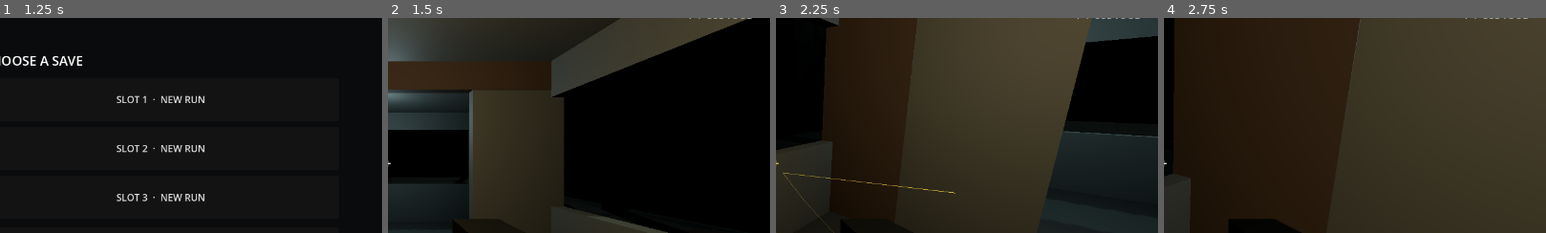
Above: before the commit, frames 1-4 (left to right).
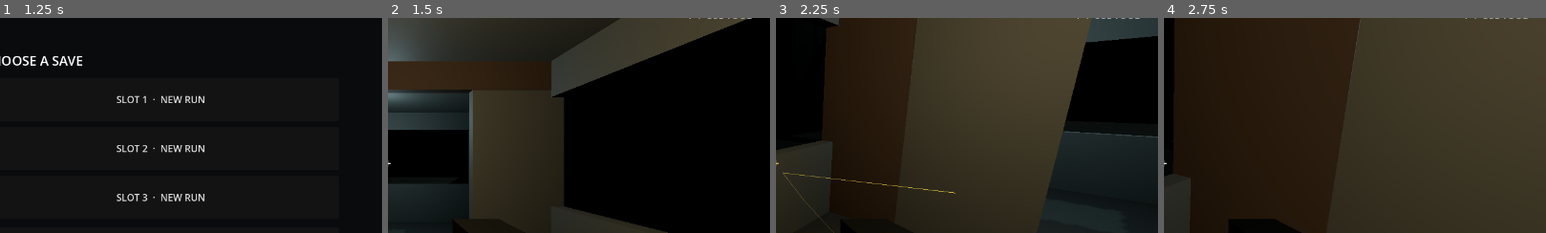
Above: after the commit, the same moments.

Repository: SebastianFreitas/van-gunner
Game: Godot game, scene res://scenes/boot/boot.tscn
Two runs of this game, one before a commit and one after it. Both use one fixed random seed, a clock stepped at 60 frames per second and the inputs below.
Inputs (mouse positions are % of the whole screen's width and height, from its top left):
- Up to frame 1 (1.25 s): tap Enter at 0.5 s; move the mouse to (72, 45) at 0.52 s; hold D (move_right) from 0.53 s (still down); hold E (interact) from 0.53 s (still down)
- Up to frame 2 (1.5 s): release D (move_right) at 1.25 s; release E (interact) at 1.25 s; click "SLOT 1 · NEW RUN" at 1.25 s
- Up to frame 3 (2.25 s): tap Space at 2 s; move the mouse to (45, 50) at 2.02 s; hold W (move_forward) from 2.03 s (still down); click (45, 50) at 2.1 s
- Up to frame 4 (2.75 s): keep holding W (move_forward)
The pictures show only the part of the screen within x 50-100%, y 16-66%; the shares and areas given below are measured in that part.

Frame 1 is identical in both runs. In frame 2, less than 0.1% of the frame differs, in the area x 54-62%, y 92-97%; in frame 3, less than 0.1%; in frame 4, nothing differs.

Commit message:
Improve side street spawning so openings feel intentional and read cleanly.
Run side streets in short bursts instead of per-segment rolls, hide side structure when walls open, and skip the intro corridor.

Co-authored-by: Cursor <cursoragent@cursor.com>

Diff:
--- a/scenes/corridor/corridor_segment.gd
+++ b/scenes/corridor/corridor_segment.gd
@@ -46,3 +46,33 @@
 	wall_collision.disabled = enabled
 	wall_upper_collision.disabled = enabled
 	side_street.visible = enabled
+	_set_side_structure_visible(side, not enabled)
+
+
+func _set_side_structure_visible(side: StringName, visible: bool) -> void:
+	for variant in _variants:
+		for child in variant.get_children():
+			if _is_side_structure_node(child.name, side):
+				child.visible = visible
+
+
+func _is_side_structure_node(node_name: String, side: StringName) -> bool:
+	if side == &"left":
+		return (
+			node_name.begins_with("Left")
+			or node_name.begins_with("RibL")
+			or node_name.begins_with("MainPipeLeft")
+			or node_name.begins_with("ValveLeft")
+			or node_name.begins_with("BraceLeft")
+			or node_name.begins_with("BrokenLeft")
+			or node_name == "CatwalkRailL"
+		)
+	return (
+		node_name.begins_with("Right")
+		or node_name.begins_with("RibR")
+		or node_name.begins_with("MainPipeRight")
+		or node_name.begins_with("ValveRight")
+		or node_name.begins_with("BraceRight")
+		or node_name.begins_with("BrokenRight")
+		or node_name == "CatwalkRailR"
+	)
--- a/scripts/run/travel_controller.gd
+++ b/scripts/run/travel_controller.gd
@@ -11,8 +11,10 @@
 const SEGMENT_VARIANT_COUNT := 4
 const NEIGHBORHOOD_MIN_LENGTH := 2
 const NEIGHBORHOOD_MAX_LENGTH := 5
-const SIDE_STREET_CHANCE := 0.32
-const SIDE_STREET_BOTH_CHANCE := 0.18
+const SIDE_STREET_RUN_CHANCE := 0.26
+const SIDE_STREET_RUN_MIN := 2
+const SIDE_STREET_RUN_MAX := 4
+const SIDE_STREET_START_SEGMENT := 4
 
 @export var travel_speed := 8.0
 @export var segment_scene: PackedScene
@@ -43,6 +45,9 @@
 var _neighborhood_variant := 0
 var _neighborhood_remaining := 0
 var _last_neighborhood_variant := -1
+var _side_street_remaining := 0
+var _side_street_left := false
+var _side_street_right := false
 var _rng: RandomNumberGenerator
 
 @onready var corridor_root: Node3D = $"../../ExteriorCorridor"
@@ -140,7 +145,7 @@
 		segment.apply_variant(_pick_segment_variant())
 	if segment.has_method(&"apply_side_streets"):
 		var side_streets := _pick_side_streets()
-		segment.call_deferred("apply_side_streets", side_streets.x, side_streets.y)
+		segment.apply_side_streets(side_streets.x != 0, side_streets.y != 0)
 	_world_pieces.append(segment)
 	_segment_index += 1
 
@@ -163,14 +168,30 @@
 
 
 func _pick_side_streets() -> Vector2i:
-	var roll := _rng.randf()
-	if roll < SIDE_STREET_BOTH_CHANCE:
-		return Vector2i(1, 1)
-	if roll < SIDE_STREET_BOTH_CHANCE + SIDE_STREET_CHANCE:
-		return Vector2i(1, 0)
-	if roll < SIDE_STREET_BOTH_CHANCE + SIDE_STREET_CHANCE * 2.0:
-		return Vector2i(0, 1)
-	return Vector2i(0, 0)
+	if _segment_index < SIDE_STREET_START_SEGMENT:
+		return Vector2i.ZERO
+
+	if _side_street_remaining <= 0:
+		_side_street_left = false
+		_side_street_right = false
+		if _rng.randf() < SIDE_STREET_RUN_CHANCE:
+			match _rng.randi_range(0, 2):
+				0:
+					_side_street_left = true
+				1:
+					_side_street_right = true
+				2:
+					_side_street_left = true
+					_side_street_right = true
+			_side_street_remaining = _rng.randi_range(
+				SIDE_STREET_RUN_MIN,
+				SIDE_STREET_RUN_MAX
+			)
+
+	if _side_street_remaining > 0:
+		_side_street_remaining -= 1
+
+	return Vector2i(int(_side_street_left), int(_side_street_right))
 
 
 func _sample_route_transform(progress: float) -> Transform3D:
